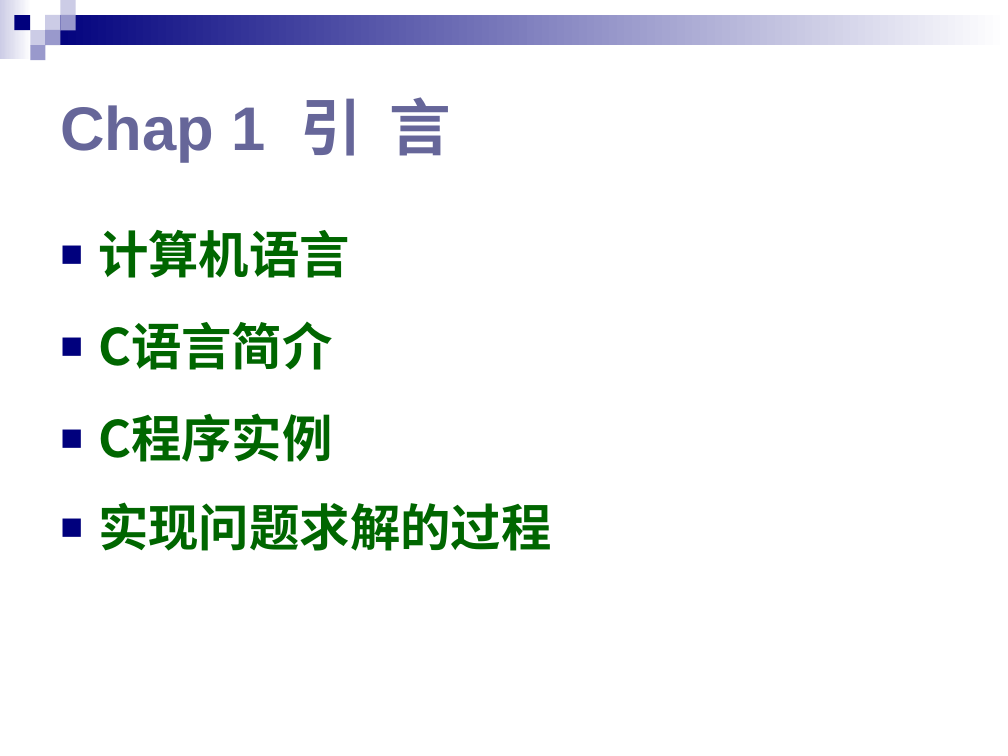
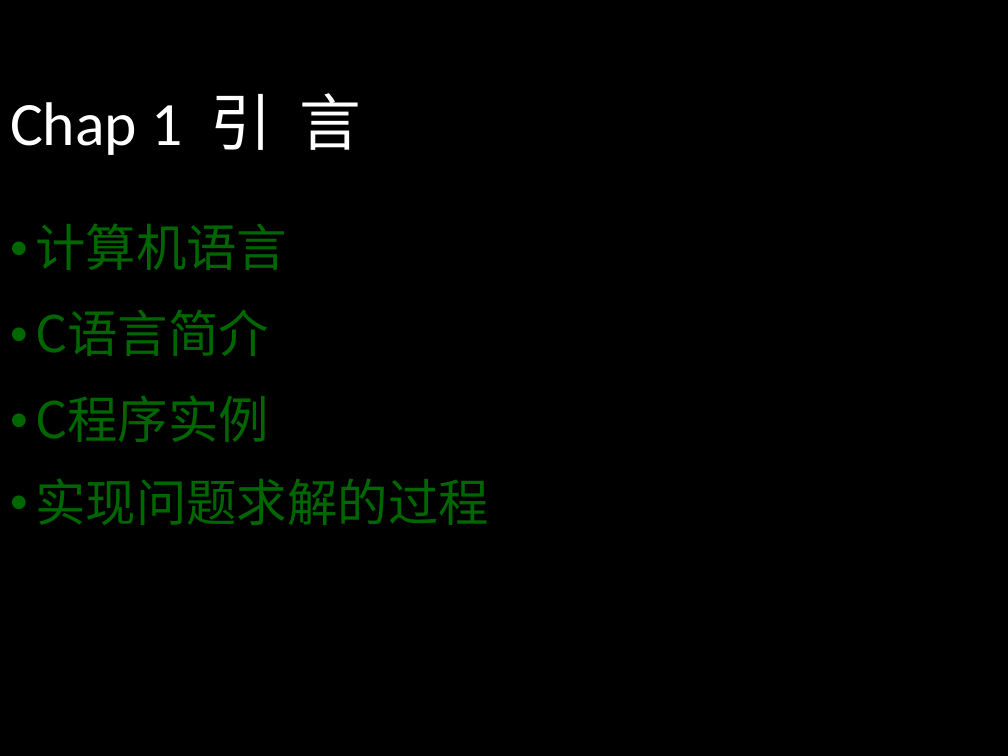
Before and after one commit to doubletao/ppt2img, a slide deck: slide 9 of PPT2Img/test.ppt. Drawn at 1008x756 pixels with LibreOffice and Linux fonts; fonts in the diff are those of the drawing. Boxes give left, top, right and bottom in pixels: in the first picture for what was removed or moved away, otherwise in the second. Text is boxed around its words. In the diff, an @@ line names an element or a change of style, - is before the commit and + after.

```diff
--- a/PPT2Img/test.ppt
+++ b/PPT2Img/test.ppt
@@ background #FFFFFF to #000000 @@
@@ title "Chap 1 引 言": place and size @@
-title "Chap 1 引 言" at [60,97,452,162]
+title "Chap 1 引 言" at [10,93,362,155]
@@ title "Chap 1 引 言" at [10,93,362,155]: font Arial to Calibri, text colour #666699 to #FFFFFF, bold off; line spacing 1 to 0.9 @@
@@ group removed at [0,0,1008,60]: 9 rectangles @@
@@ text "计算机语言": place and size @@
-text "计算机语言" at [98,230,552,551]
+text "计算机语言" at [35,223,489,525]
@@ text "计算机语言" at [35,223,489,525]: bold off; bullet ■ to •; line spacing 1 to 0.9; bullet colour #00007D to #006600 @@
```
Also in this commit, not shown: 37 other slides changed, 1 other file.
